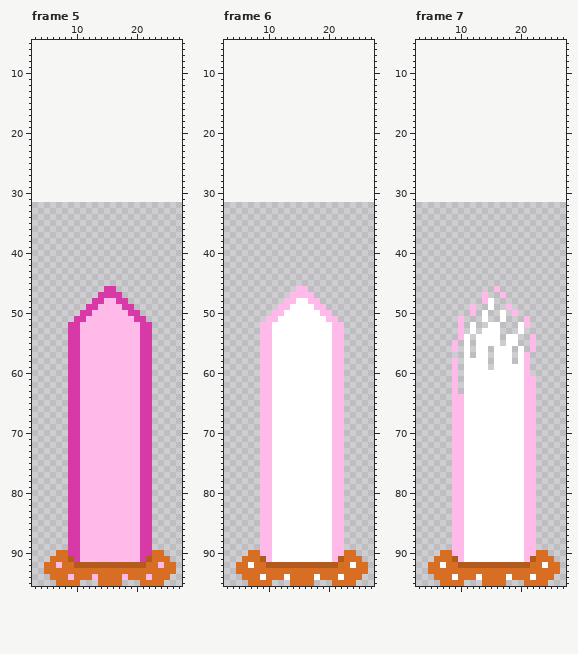
Edited in one commit: pixel-art file (Assets/Sprites/Aseprite/OrangeMushroomAttack.aseprite). This is how it looked before the edit.
32x64 pixels, 10 frames. Shown: frame 5: x 3..27, y 5..95; frame 6: x 3..27, y 5..95; frame 7: x 3..27, y 5..95. The old version is drawn lined up with the new one, on the new canvas. The commit also changed other frames, which this record leaves out.
After:
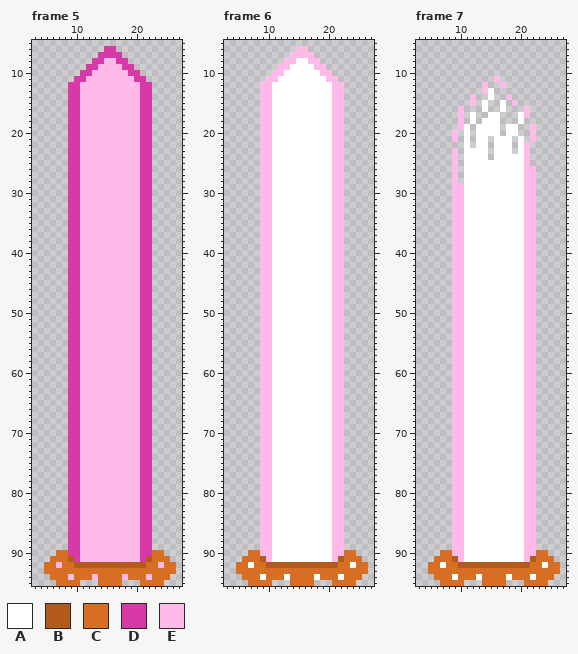
Palette (. is transparent): A #ffffff  B #b35a1d  C #d86e24  D #d73aa6  E #ffbae9
Diff:
canvas 32x64 -> 32x96, the old top-left corner now at 0,32
Frame 5:
Colour D is added in row 6 at x 15 to 16; in row 7 at x 14 to 17; in row 8 at x 13 to 14 and 17 to 18; in row 9 at x 12 to 13 and 18 to 19; in row 10 at x 11 to 12 and 19 to 20; in row 11 at x 10 to 11 and 20 to 21.
Colour D is added in rows 12 to 50 at x 9 to 10 and 21 to 22; in row 51 at x 9 and 22.
Colour E is added in row 8 at x 15 to 16; in row 9 at x 14 to 17; in row 10 at x 13 to 18; in row 11 at x 12 to 19; in rows 12 to 45 at x 11 to 20; in row 46 at x 11 to 14 and 17 to 20.
Colour E is added in row 47 at x 11 to 13 and 18 to 20; in row 48 at x 11 to 12 and 19 to 20; in row 49 at x 11 and 20.
Colour E replaces colour D in row 46 at x 15 to 16; in row 47 at x 14 to 17; in row 48 at x 13 to 14 and 17 to 18; in row 49 at x 12 to 13 and 18 to 19; in row 50 at x 11 to 12 and 19 to 20; in row 51 at x 11 and 20.
Frame 6:
Colour A is added in row 8 at x 15 to 16; in row 9 at x 14 to 17; in row 10 at x 13 to 18; in row 11 at x 12 to 19; in rows 12 to 45 at x 11 to 20; in row 46 at x 11 to 14 and 17 to 20.
Colour A is added in row 47 at x 11 to 13 and 18 to 20; in row 48 at x 11 to 12 and 19 to 20; in row 49 at x 11 and 20.
Colour A replaces colour E in row 46 at x 15 to 16; in row 47 at x 14 to 17; in row 48 at x 13 to 14 and 17 to 18; in row 49 at x 12 to 13 and 18 to 19; in row 50 at x 11 to 12 and 19 to 20; in row 51 at x 11 and 20.
Colour E is added in row 6 at x 15 to 16; in row 7 at x 14 to 17; in row 8 at x 13 to 14 and 17 to 18; in row 9 at x 12 to 13 and 18 to 19; in row 10 at x 11 to 12 and 19 to 20; in row 11 at x 10 to 11 and 20 to 21.
Colour E is added in rows 12 to 50 at x 9 to 10 and 21 to 22; in row 51 at x 9 and 22.
Frame 7:
Colour A is added in rows 13 to 14 at x 15; in rows 15 to 16 at x 14 and 17; in row 17 at x 12, 15 to 16 and 20; in row 18 at x 12, 14 to 16 and 20; in rows 19 to 20 at x 11, 13 to 16 and 18 to 19; in rows 21 to 22 at x 11, 13 to 14, 16 to 18 and 20.
Colour A is added in row 23 at x 11 to 14, 16 to 18 and 20; in row 24 at x 11 to 14 and 16 to 20; in rows 25 to 45 at x 11 to 20; in row 46 at x 11 to 15 and 17 to 20; in row 47 at x 11 to 13, 15 to 16 and 18 to 20; in row 48 at x 11 to 13 and 16 to 20.
Colour A is added in row 49 at x 11, 13 to 14, 16 to 17 and 19 to 20; in row 50 at x 11, 13, 15 to 16, 18 and 20; in row 51 at x 11 to 13, 15 to 16 and 18 to 20; in row 52 at x 11, 13 to 14 and 17 to 19; in row 53 at x 11, 13 and 17 to 19; in rows 54 to 55 at x 12, 17 and 20.
Colour A is added in rows 56 to 57 at x 12, 15 and 19; in row 58 at x 15 and 19; in row 59 at x 15.
Colour A replaces colour E in row 46 at x 16; in row 47 at x 14 and 17; in row 48 at x 14; in row 49 at x 12 and 18; in row 50 at x 12 and 19.
Colour E is added in row 11 at x 16; in row 12 at x 14 and 17; in row 13 at x 14; in row 14 at x 12 and 18; in row 15 at x 12 and 19; in rows 16 to 17 at x 10 and 21.
Colour E is added in row 18 at x 10; in row 19 at x 10 and 22; in rows 20 to 21 at x 9 and 22; in row 22 at x 21; in rows 23 to 25 at x 9 and 21; in rows 26 to 28 at x 9 and 21 to 22.
Colour E is added in rows 29 to 50 at x 9 to 10 and 21 to 22; in rows 51 to 52 at x 9 and 22; in row 53 at x 9 and 21 to 22; in row 54 at x 9 and 21; in rows 55 to 56 at x 10 and 21; in row 57 at x 9 to 10 and 22.
Colour E is added in rows 58 to 60 at x 10 and 22; in rows 61 to 63 at x 10.
Changed places in both pictures, as pixel boxes (x1, y1, x2, y2):
changed: (68, 46, 152, 322)
changed: (260, 46, 344, 322)
changed: (452, 76, 536, 394)
